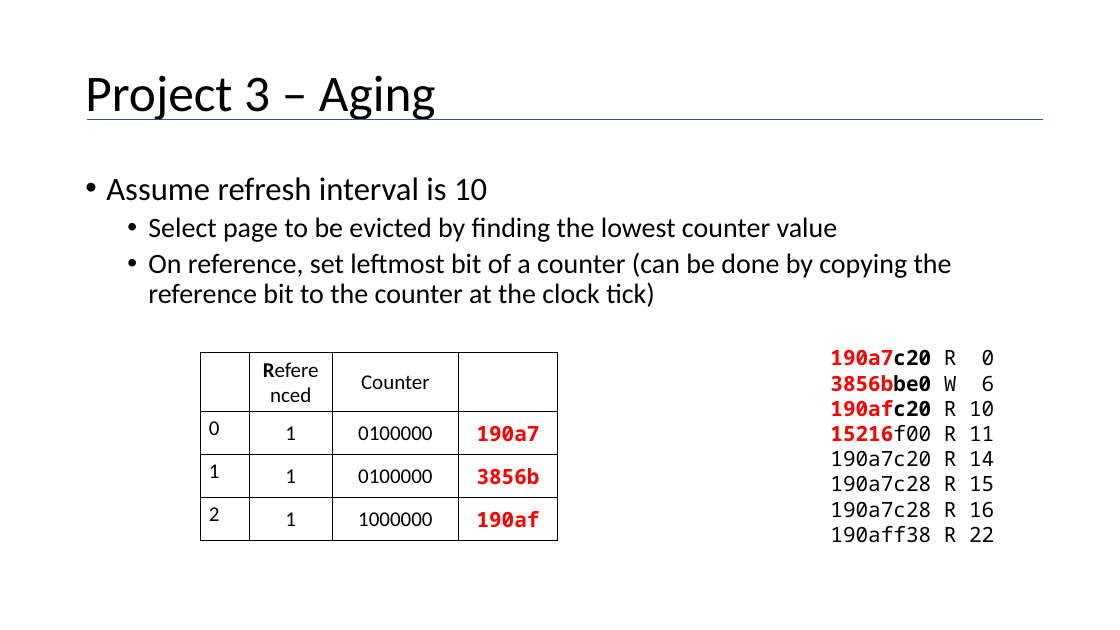
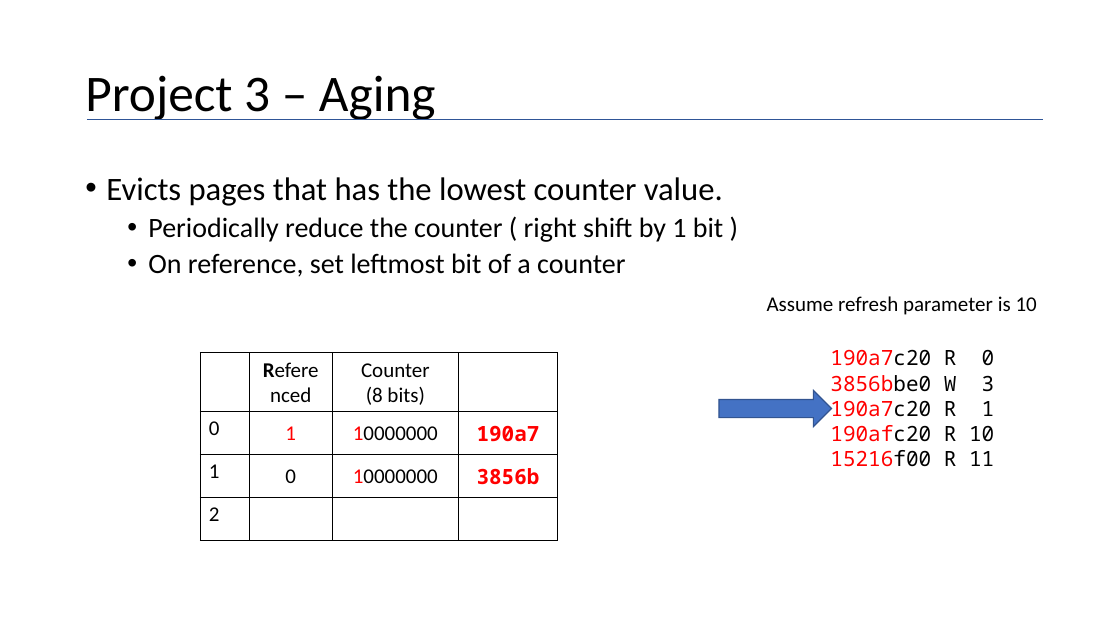
Before and after one commit to maher460/Pitt_CS1550_recitation_materials, a slide deck: slide 29 of week10/cs1550_spring2019_project3.pptx (slide 34 before the commit). Drawn at 1120x630 pixels with LibreOffice and Linux fonts; fonts in the diff are those of the drawing. Boxes give left, top, right and bottom in pixels: in the first picture for what was removed or moved away, otherwise in the second. Text is boxed around its words. In the diff, an @@ line names an element or a change of style, - is before the commit and + after.

```diff
--- a/week10/cs1550_spring2019_project3.pptx
+++ b/week10/cs1550_spring2019_project3.pptx
@@ text at [106, 177, 723, 277]: text changed @@
-• Assume refresh interval is 10
-  • Select page to be evicted by finding the lowest counter value
-  • On reference, set leftmost bit of a counter (can be done by copying the reference bit to the counter at the clock tick)
+• Evicts pages that has the lowest counter value.
+  • Periodically reduce the counter ( right shift by 1 bit )
+  • On reference, set leftmost bit of a counter
@@ text added at [767, 296, 1037, 315], 18 pt, text #000000 @@
+Assume refresh parameter is 10
@@ table at [201, 353, 558, 541] @@
-row 1, column 3: Counter
+row 1, column 3: Counter / (8 bits)
-row 2, column 3: 0100000
+row 2, column 3: 10000000
-row 3, column 2: 1
+row 3, column 2: 0
-row 3, column 3: 0100000
+row 3, column 3: 10000000
-row 4: 2 | 1 | 1000000 | 190af
+row 4: 2 |  |  | 
@@ text colour #000000 to #FF0000 in "1" @@
@@ text at [830, 349, 995, 467]: bold off in "190a7c20", "190afc20", "15216f00" @@
@@ text at [830, 375, 995, 417]: text changed; bold off @@
-3856bbe0 W 6
+3856bbe0 W 3
+190a7c20 R 1
@@ right arrow added at [719, 391, 832, 427], fill #4472C4, outline #325491 1 pt @@
@@ text at [830, 450, 994, 543]: paragraphs removed @@
-190a7c20 R 14
-190a7c28 R 15
-190a7c28 R 16
-190aff38 R 22
```
Also in this commit, not shown: 29 other slides changed, 9 slides added, 17 slides removed, 1 other file.
